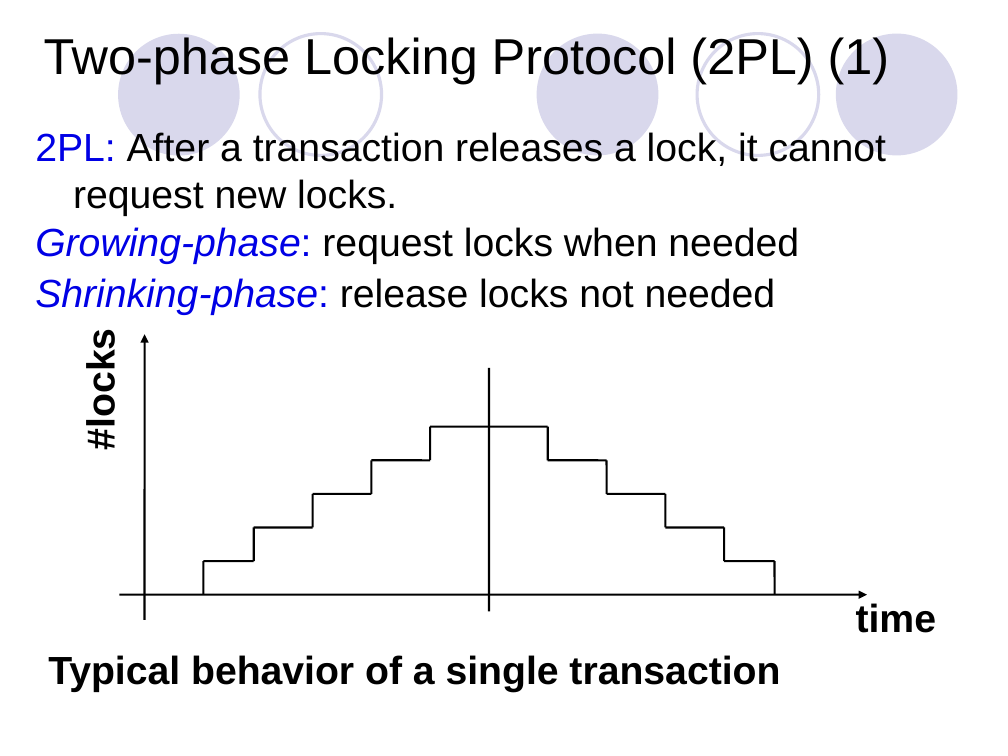
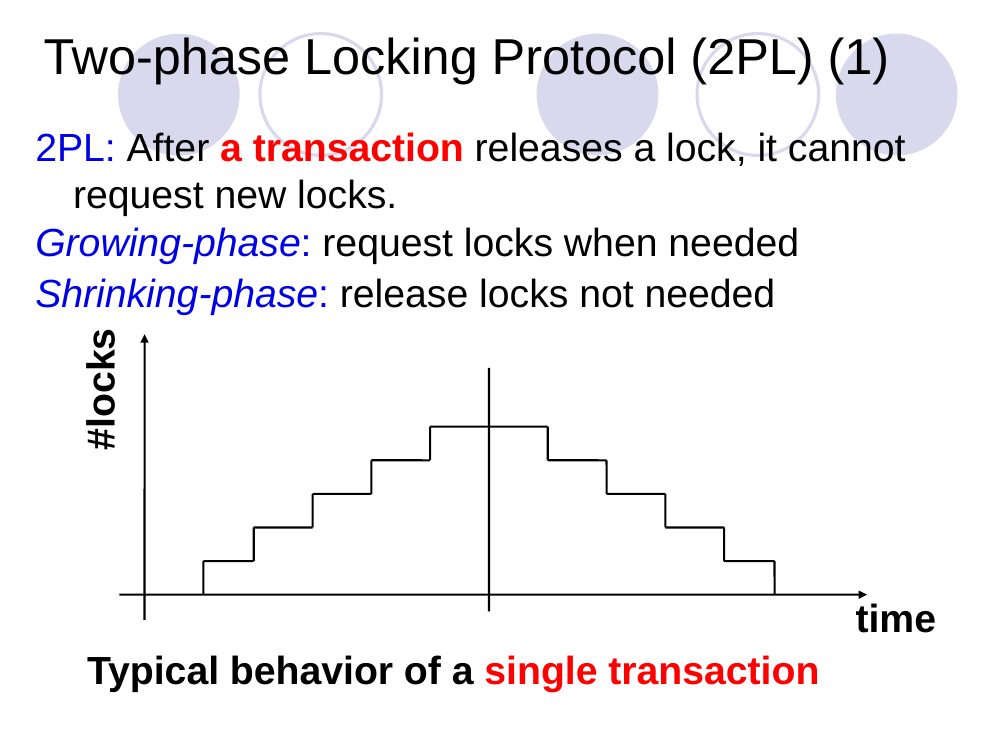
Before and after one commit to WenjunLi2004/SZU-Course, a slide deck: slide 31 of 大三上/数据库系统/PPT/10-Datamanagment.ppt. Drawn at 1008x756 pixels with LibreOffice and Linux fonts; fonts in the diff are those of the drawing. Boxes give left, top, right and bottom in pixels: in the first picture for what was removed or moved away, otherwise in the second. Text is boxed around its words. In the diff, an @@ line names an element or a change of style, - is before the commit and + after.

```diff
--- a/大三上/数据库系统/PPT/10-Datamanagment.ppt
+++ b/大三上/数据库系统/PPT/10-Datamanagment.ppt
@@ text at bbox=[35, 132, 906, 216]: text colour #000000 to #FF0000, bold on in "a transaction" @@
@@ text "Typical behavior of a single ...": place and size @@
-text "Typical behavior of a single ..." at bbox=[48, 655, 780, 692]
+text "Typical behavior of a single ..." at bbox=[87, 655, 819, 692]
@@ text "Typical behavior of a single ..." at bbox=[87, 655, 819, 692]: text colour #000000 to #FF0000 in "single transaction" @@
```
Also in this commit, not shown: 7 other slides changed, 30 other files.
